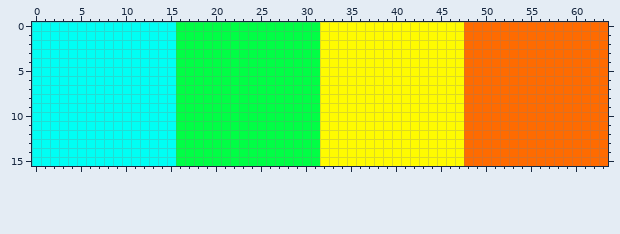
Edited in one commit: pixel-art sprite (res/tiles/spawns.png). That is the earlier state.
The file is 64x16 pixels.
Once edited:
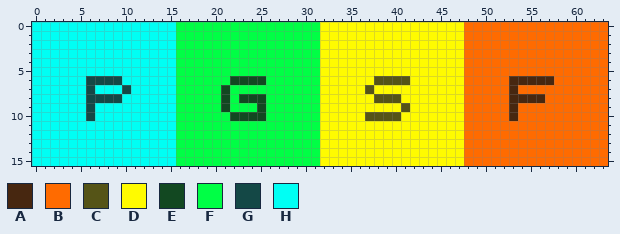
Palette (. is transparent): A #472710  B #ff6b00  C #555417  D #fffb00  E #124821  F #00ff45  G #144846  H #00fff4
Log entry: Added letter of mob to spawn tile as a visual id
What changed:
@@ x 0..63 @@
  5 HHHHHHHHHHHHHHHHFFFFFFFFFFFFFFFFDDDDDDDDDDDDDDDDBBBBBBBBBBBBBBBB
- 6 HHHHHHHHHHHHHHHHFFFFFFFFFFFFFFFFDDDDDDDDDDDDDDDDBBBBBBBBBBBBBBBB
- 7 HHHHHHHHHHHHHHHHFFFFFFFFFFFFFFFFDDDDDDDDDDDDDDDDBBBBBBBBBBBBBBBB
- 8 HHHHHHHHHHHHHHHHFFFFFFFFFFFFFFFFDDDDDDDDDDDDDDDDBBBBBBBBBBBBBBBB
- 9 HHHHHHHHHHHHHHHHFFFFFFFFFFFFFFFFDDDDDDDDDDDDDDDDBBBBBBBBBBBBBBBB
-10 HHHHHHHHHHHHHHHHFFFFFFFFFFFFFFFFDDDDDDDDDDDDDDDDBBBBBBBBBBBBBBBB
+ 6 HHHHHHGGGGHHHHHHFFFFFFEEEEFFFFFFDDDDDDCCCCDDDDDDBBBBBAAAAABBBBBB
+ 7 HHHHHHGHHHGHHHHHFFFFFEFFFFFFFFFFDDDDDCDDDDDDDDDDBBBBBABBBBBBBBBB
+ 8 HHHHHHGGGGHHHHHHFFFFFEFEEEFFFFFFDDDDDDCCCDDDDDDDBBBBBAAAABBBBBBB
+ 9 HHHHHHGHHHHHHHHHFFFFFEFFFEFFFFFFDDDDDDDDDCDDDDDDBBBBBABBBBBBBBBB
+10 HHHHHHGHHHHHHHHHFFFFFFEEEEFFFFFFDDDDDCCCCDDDDDDDBBBBBABBBBBBBBBB
 11 HHHHHHHHHHHHHHHHFFFFFFFFFFFFFFFFDDDDDDDDDDDDDDDDBBBBBBBBBBBBBBBB
Where, in picture pixels (left, top, right, bottom), the same in both pictures:
changed: (86, 76, 131, 121)
changed: (221, 76, 266, 121)
changed: (365, 76, 410, 121)
changed: (509, 76, 554, 121)
